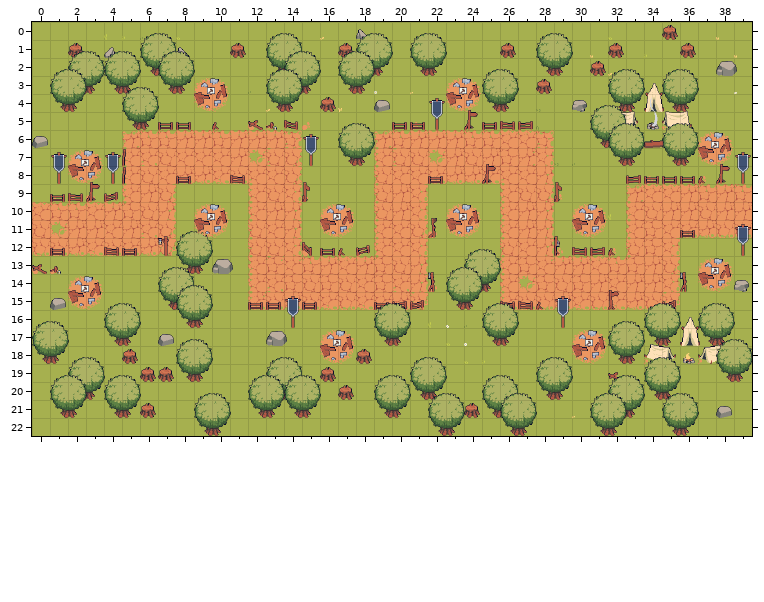
Two versions of a level (Tiled map, assets/maps/level-1.tmx). The first picture shows the starting point.
Cells are 32x32 px. Shown: x 0..39, y 0..22.
Now the later version:
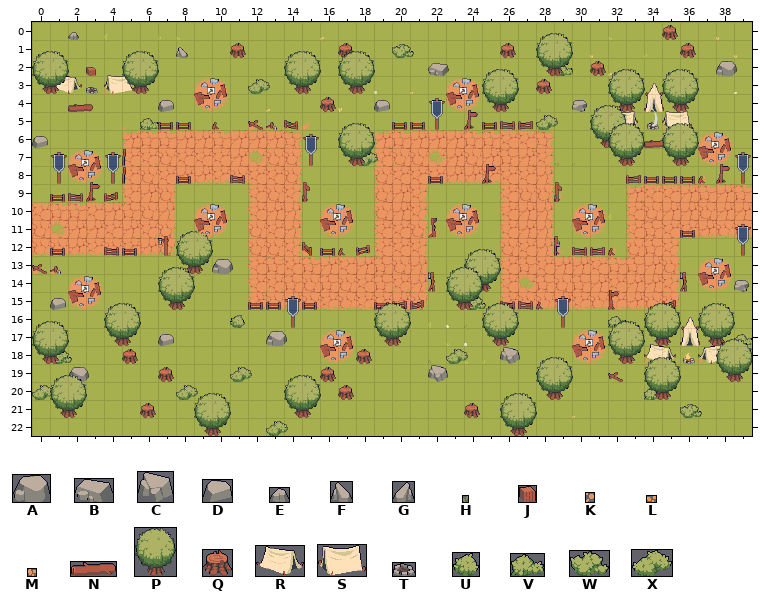
Key: from "4 Stone": A 6 "7", B 7 "8", C 10 "11", D 11 "12", E 12 "13", F 14 "15", G 14 flipped left-right "15"; from "5 Grass": H 0 "1"; from "7 Decor": J 0 "Box1", K 6 "Dirt3", L 7 "Dirt4", M 8 "Dirt5", N 18 "Log3", P 20 "Tree1", Q 21 "Tree2"; from "8 Camp": R 0 flipped left-right "1", S 2 "3", T 5 "6"; from "9 Bush": U 0 "1", V 2 "3", W 3 "4", X 5 "6".
_ is an empty cell.
Tiles of an added or newly shown layer are drawn over the layers below it.
What changed:
Layer "Dirt":
y 2: x 3 _ -> K
y 3: x 2 _ -> K; x 4 _ -> M
y 5: x 5 _ -> L
Layer "Decor":
y 0: x 6 H -> _
y 2: x 3 _ -> J
y 4: x 2 _ -> N
Layer "Stone":
y 0: x 2 _ -> E; x 18 F -> _
y 1: x 4 G -> _
y 2: x 22 _ -> B
y 4: x 7 _ -> D
y 18: x 26 _ -> C
y 19: x 2 _ -> A; x 22 _ -> C
y 21: x 38 D -> _
Layer "Camp":
y 3: x 1 _ -> R; x 3..4 __ -> TS
Layer "Bush" (added):
y 1: x 20 _ -> W
y 2: x 29 _ -> V
y 3: x 12 _ -> X
y 5: x 6 _ -> V; x 28 _ -> X
y 7: x 18 _ -> X
y 15: x 24 _ -> W
y 16: x 11 _ -> U; x 32 _ -> V
y 17: x 39 _ -> V
y 18: x 1 _ -> W; x 23 _ -> X
y 19: x 11 _ -> X
y 20: x 0 _ -> X; x 8 _ -> X; x 34 _ -> V
y 21: x 36 _ -> W
y 22: x 13 _ -> X
Layer "Tree":
y 1: x 2 Q -> _; x 32 Q -> _
y 2: x 6 P -> _; x 13 P -> _; x 18 P -> _; x 21 P -> _
y 3: x 0 _ -> P; x 2 P -> _; x 4..5 P_ -> _P; x 7 P -> _
y 4: x 1 P -> _; x 13 P -> _
y 5: x 5 P -> _
y 16: x 8 P -> _
y 19: x 6 Q -> _; x 8 P -> _
y 20: x 2 P -> _; x 13 P -> _; x 21 P -> _
y 21: x 4 P -> _; x 12 P -> _; x 19 P -> _; x 25 P -> _; x 32 P -> _
y 22: x 22 P -> _; x 31 P -> _; x 35 P -> _
